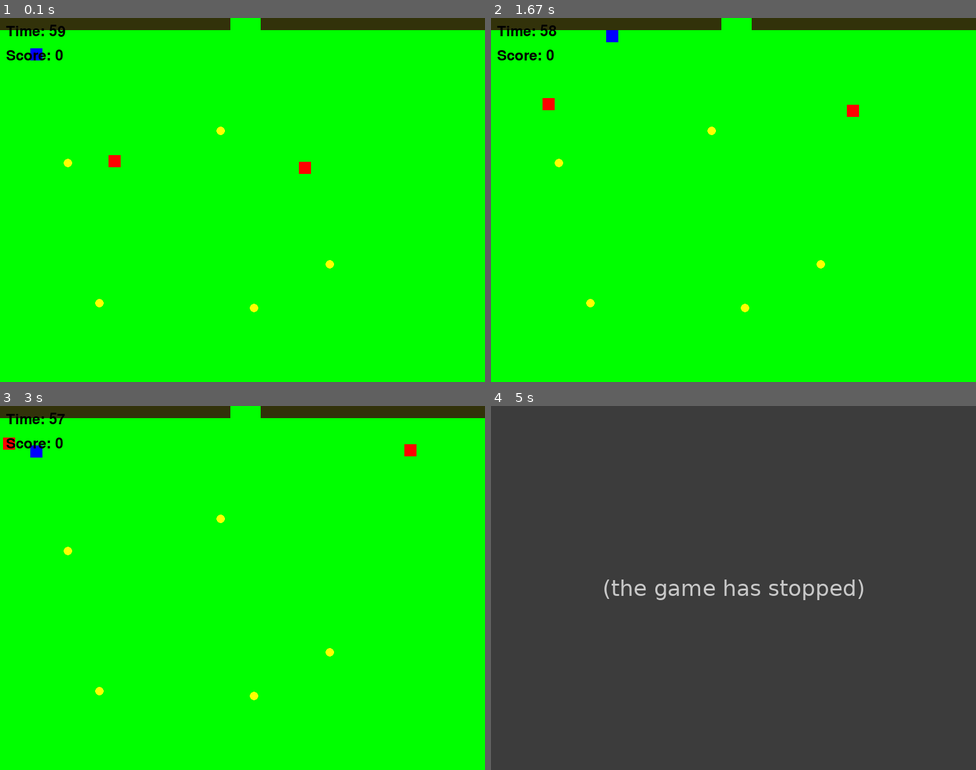
Above: before the commit, frames 1-4 (two rows, left to right).
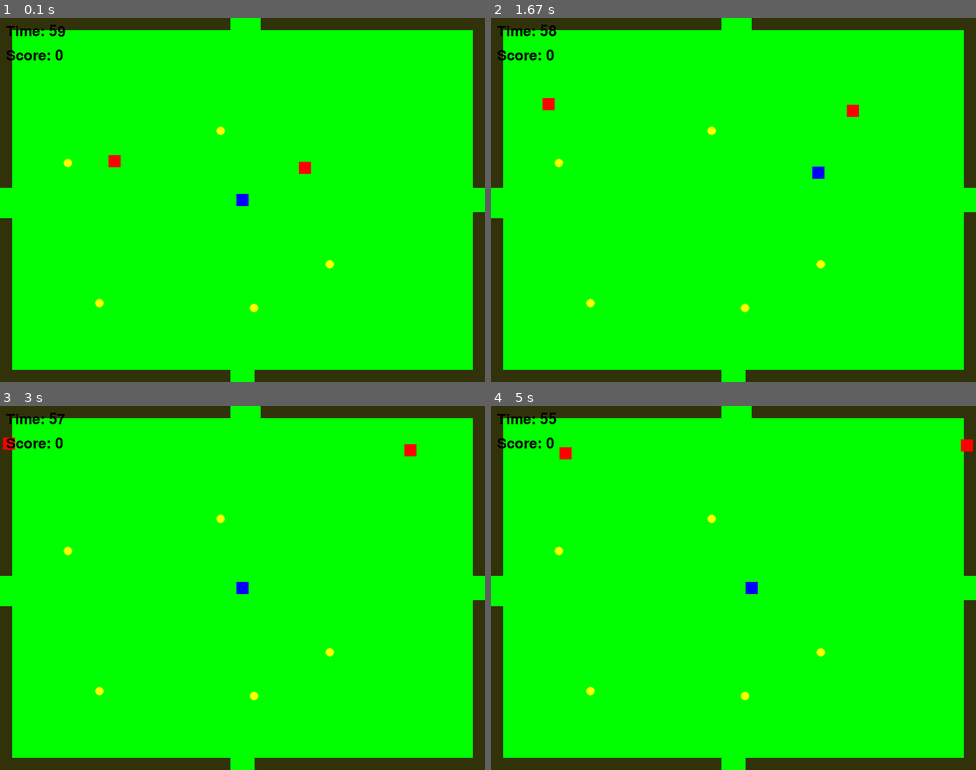
Above: after the commit, the same moments.

Repository: TrentChip38/MazeGame
Game: pygame game, started from pygameMaze7.py
Two runs of this game, one before a commit and one after it. Both use one fixed random seed, a clock stepped at 60 frames per second and the inputs below.
Inputs:
- Up to frame 1 (0.1 s): no input
- Up to frame 2 (1.67 s): hold Right 0.33-0.8 s; hold Up 0.83-1.13 s; hold Right 1.17-1.63 s
- Up to frame 3 (3 s): hold Left 1.67-2.2 s; hold Down 2.23-2.53 s; hold Left 2.57-2.97 s
- Up to frame 4 (5 s): hold Up 3-3.37 s; hold Right 3.4-4.03 s; hold Down 4.07-4.43 s; hold Left 4.47-4.93 s; hold Right from 4.97 s (still down)

The runs differ from the first frame. In frame 1, 7.6% of the frame differs, in the area x 0-100%, y 3-100%; in frame 2, 7.6%; in frame 3, 7.5%; in frame 4, 100%, in the area x 0-100%, y 0-100%.
Before the commit the program exited at 4.8 s; later frames show no game.

Commit message:
Multiple goals to different levels

Diff:
--- a/pygameMaze7.py
+++ b/pygameMaze7.py
@@ -31,8 +31,8 @@
 vis_y_right = vis_radius + 1
 vis_x_left = vis_y_left
 vis_x_right = vis_y_right
-print(vis_x_left)
-print(vis_x_right)
+#print(vis_x_left)
+#print(vis_x_right)
 
 # Goal settings
 goal_size = 30
@@ -45,7 +45,7 @@
 enemy_size = 20
 
 # Player starting positions
-start_positions = [[50, 50], [50, 50], [50, 50], [50, 50], [50, 50], [50, 50]]
+start_positions = [[390, 290], [50, 50], [50, 50], [50, 50], [50, 50], [50, 50]]
 
 # Levels and Walls
 levels_color = [GREEN, GREY, GREY,GREY,GREY,GREY,GREY,]
@@ -59,16 +59,17 @@
 # }
 
 levelZeroGoals = {
-    "goal1": {"pos": [WIDTH //2, 0], "sendtolevel": 1, "sendtopos": [WIDTH //2, HEIGHT]},
-    "goal2": {"pos": [WIDTH, HEIGHT//2], "sendtolevel": 2, "sendtopos": [50, 50]},
-    "goal3": {"pos": [WIDTH //2, HEIGHT], "sendtolevel": 3, "sendtopos": [50, 50]},
-    "goal4": {"pos": [0, HEIGHT//2], "sendtolevel": 4, "sendtopos": [50, 50]},
+    "goalN": {"pos": [WIDTH //2, 0], "sendtolevel": 1, "sendtopos": [WIDTH //2, HEIGHT], "color": GREEN, "size": 20},
+    "goalE": {"pos": [WIDTH, HEIGHT//2], "sendtolevel": 2, "sendtopos": [50, 50], "color": GREEN, "size": 20},
+    "goalS": {"pos": [WIDTH //2, HEIGHT], "sendtolevel": 3, "sendtopos": [50, 50], "color": GREEN, "size": 20},
+    "goalW": {"pos": [0, HEIGHT//2], "sendtolevel": 4, "sendtopos": [50, 50], "color": GREEN, "size": 20},
 }
 
 levels = [
     [
         # Level 0
-        (0, 0, 380, 20), (420, 0, 380, 20),
+        (0, 0, 380, 20), (420, 0, 380, 20), (780, 0, 20, 280), (780, 320, 20, 280),
+        (0, 580, 380, 20), (420, 580, 380, 20), (0, 0, 20, 280), (0, 320, 20, 280),
     ],
     [
         # Level 1
@@ -173,7 +174,7 @@
     if current_level == 0:
         for goal in levelZeroGoals.values():
             goal_rect = pygame.Rect(goal["pos"][0], goal["pos"][1], goal_size, goal_size)
-            pygame.draw.rect(screen, GREEN, goal_rect)
+            pygame.draw.rect(screen, goal["color"], goal_rect)
     else:
         goal_pos = [WIDTH - 50, HEIGHT - 50]
         goal_rect = pygame.Rect(goal_pos[0], goal_pos[1], goal_size, goal_size)
@@ -262,8 +263,8 @@
     if current_level == 0:
         for goal_name, goal in levelZeroGoals.items():
             #print(f"{goal_name}: {goal}")
-            goal_rect = pygame.Rect(goal["pos"][0], goal["pos"][1], goal_size, goal_size)
-            pygame.draw.rect(screen, GREEN, goal_rect)
+            goal_rect = pygame.Rect(goal["pos"][0], goal["pos"][1], goal["size"], goal["size"])
+            #pygame.draw.rect(screen, goal["color"], goal_rect)
             if new_rect.colliderect(goal_rect):
                 score += 100
                 current_level = goal["sendtolevel"]
